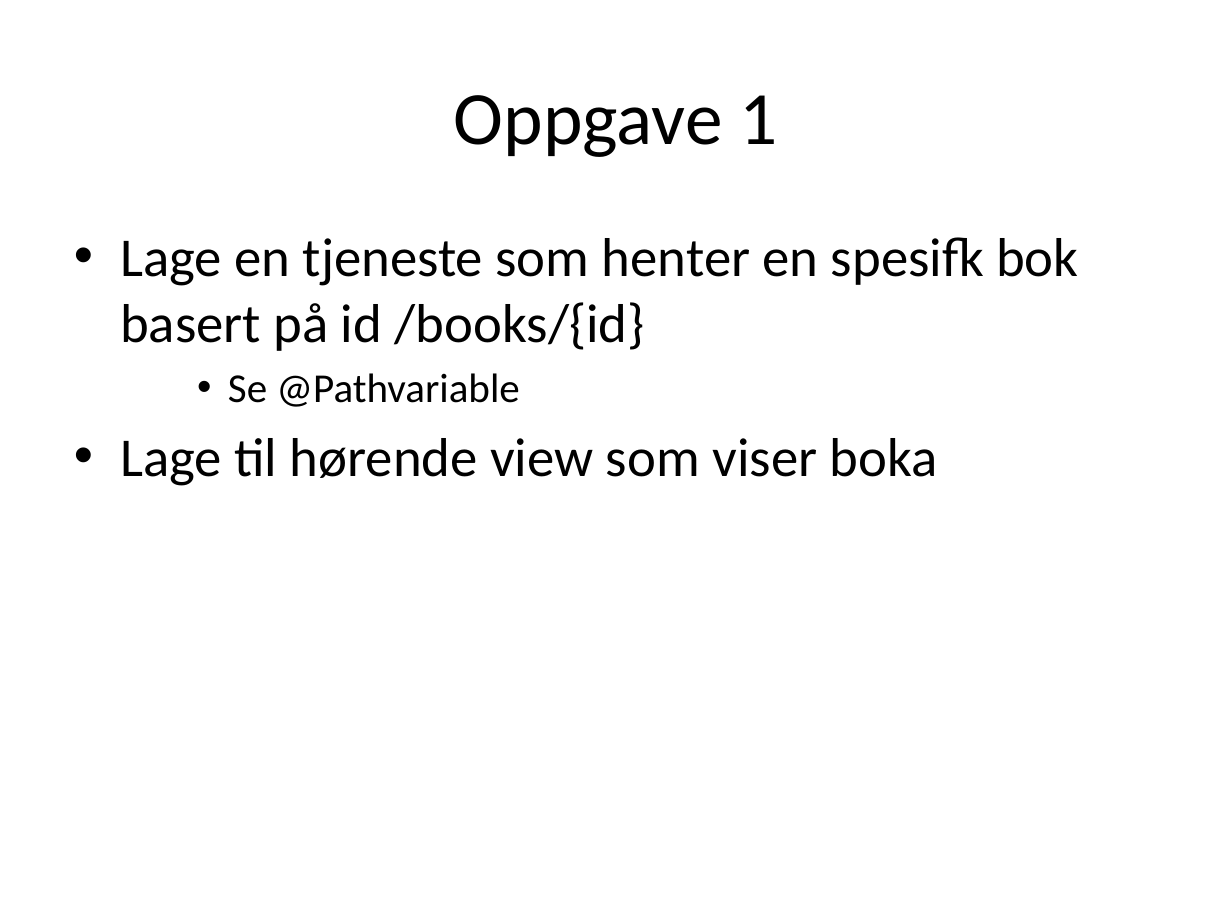
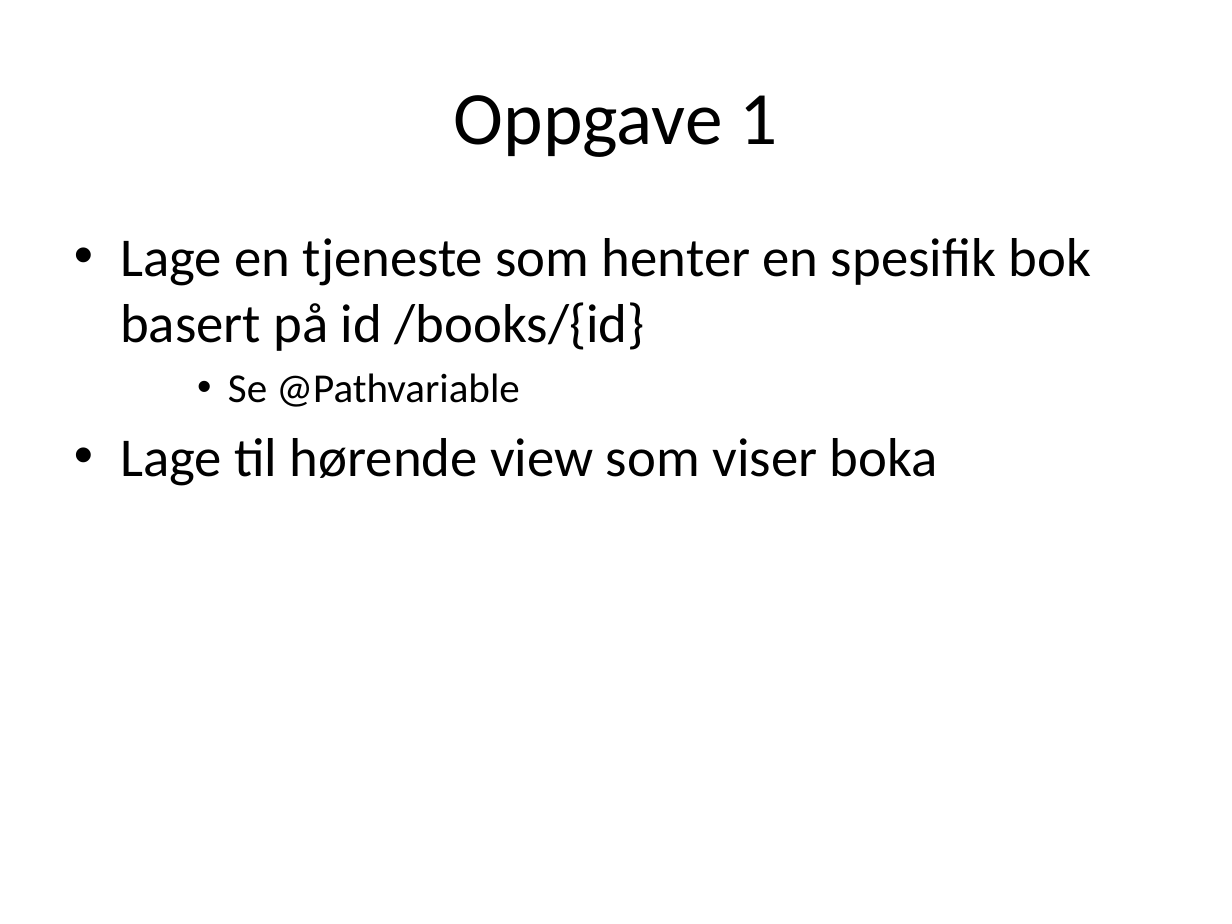
Before and after one commit to nordsoyv/SpringFagkveld, a slide deck: slide 5 of Oppgave.pptx. Drawn at 1232x924 pixels with LibreOffice and Linux fonts; fonts in the diff are those of the drawing. Boxes give left, top, right and bottom in pixels: in the first picture for what was removed or moved away, otherwise in the second. Text is boxed around its words. In the diff, an @@ line names an element or a change of style, - is before the commit and + after.

Commit message:
NO-JIRA: Fikset skriveleif

```diff
--- a/Oppgave.pptx
+++ b/Oppgave.pptx
@@ text at (120, 238, 1091, 351): text changed @@
-• Lage en tjeneste som henter en spesifk bok basert på id /books/{id}
+• Lage en tjeneste som henter en spesifik bok basert på id /books/{id}
```
